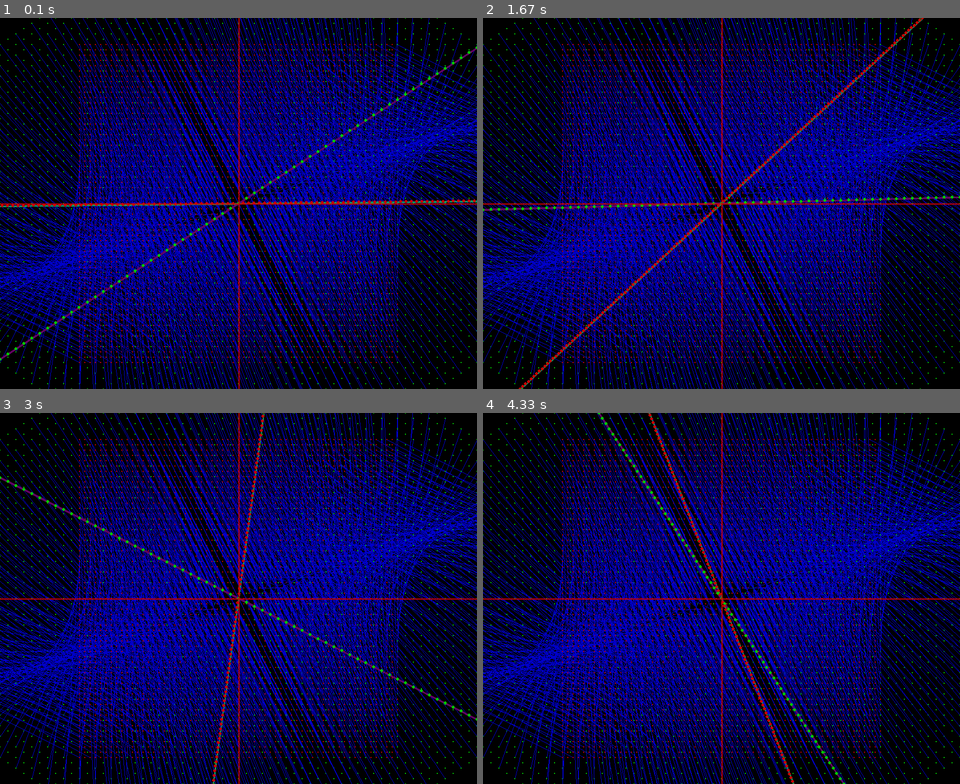
Above: before the commit, frames 1-4 (two rows, left to right).
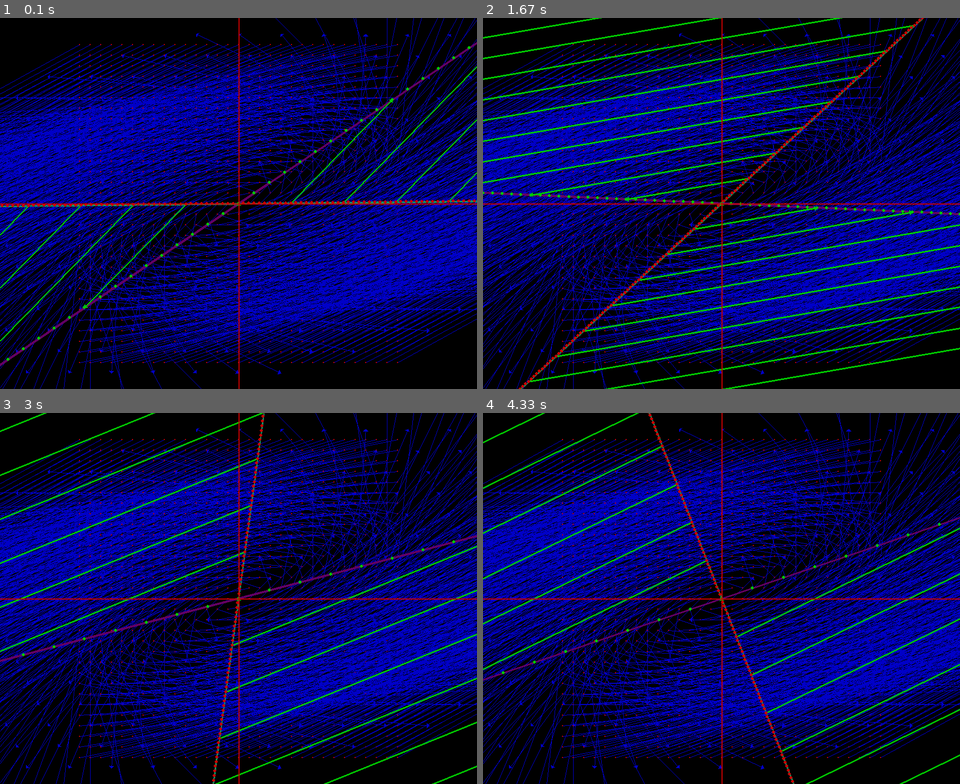
Above: after the commit, the same moments.

Repository: SamuellH12/Trabalhos-UFPE
Game: pygame game, started from algebra/plot.py
Same seed, same stepped clock (60 frames per second), same inputs: the game is played once before the commit and once after it.
Inputs:
- Up to frame 1 (0.1 s): no input
- Up to frame 2 (1.67 s): no input
- Up to frame 3 (3 s): no input
- Up to frame 4 (4.33 s): no input

The runs differ from the first frame. In frame 1, 45% of the frame differs, in the area x 0-100%, y 0-100%; in frame 2, 47%; in frame 3, 46%; in frame 4, 45%.

Commit message:
inicio do trabalho de estatística

Diff:
--- a/ip ic/pygame testes/plot.py
+++ b/algebra/plot.py
@@ -1,4 +1,5 @@
 import pygame, random
+from math import sqrt
 from pygame.locals import *
 
 
@@ -25,6 +26,26 @@
     return ( x*-C + DELTAX, y*C + DELTAY )
 
 
+def sub(pt1, pt2):
+    return (pt1[0]-pt2[0], pt1[1]-pt2[1])
+def add(pt1, pt2):
+    return (pt1[0]+pt2[0], pt1[1]+pt2[1])
+delta = 6
+def norm(pt1):
+    sz = sqrt(pt1[0]*pt1[0] + pt1[1]*pt1[1])
+    return ((pt1[0]/sz) * delta, (pt1[1]/sz) * delta)
+
+def drawVector(pt, dt, color = (0, 0, 200, 50), sz = 1):
+    pygame.draw.line(tela, color, dt, pt, sz)
+    d1 = add(norm(rot45V(sub(dt, pt))), dt)
+    d2 = sub(dt, pt)
+    for _ in range(7):
+        d2 = rot45V(d2)
+    d2 = add(norm(d2), dt)
+    pygame.draw.polygon(tela, color, (dt, d2, d1 ) )
+
+
+
 def autoVetor(x, y):
     pt = DOT(x, y)
     dt = TL(x, y)
@@ -61,13 +82,16 @@
 def Irreal( x , y ):
    return DOT(  y , -x )
 
+def rot45( x , y ):
+   return DOT( x+y, x-y )
+def rot45V( pt ):
+   return rot45(pt[0], pt[1])
 
 def base( x , y ):
    return DOT( x, y )
 
 def TL( x , y ):
-   return Xis(x, y)
-
+   return vortice(x, y)
 
 
 while True:
@@ -94,14 +118,18 @@
     # retas
     for x in range(-LIM, LIM + 1):
         for y in range(-LIM, LIM + 1):
+            if(x % md != 0 or y % md != 0):
+                continue
+
             pt = DOT(x, y)
             dt = TL(x, y)
 
+            #desenha os vetores do ponto original para o após a TL
             if(x % md == 0 and y % md == 0):
-                pygame.draw.line(tela, (0, 0, 200, 50), dt, pt, 1)
+                drawVector(pt, dt)
 
             pygame.draw.circle(tela, RED, pt, 1)
-            pygame.draw.circle(tela, GREEN, dt, 1)
+            # pygame.draw.circle(tela, GREEN, dt, 1)
 
     # for x in range(-LIM, LIM + 1):
     #     for y in range(-LIM, LIM + 1):
@@ -115,8 +143,8 @@
     #         dt = TL(x, y)
     #         pygame.draw.circle(tela, GREEN, dt, 1)
 
-
-
+    md2 = 10
+    #desenha as linhas girando
     for i in range(-100, 100):
         v0 = v
         v1 = [v0[0] * i / 100, v0[1] * i / 100]
@@ -130,6 +158,10 @@
         pygame.draw.circle(tela, RED, pt0, 1)
         pygame.draw.circle(tela, GREEN, dt0, 1)
 
+        if( i % md2 == 0 and i % md2 == 0):
+            drawVector(pt1, dt1, GREEN, sz=3)
+
+
     for i in range(-100, 100):
         v0 = v
         v1 = [v0[0] * i / 100, v0[1] * i / 100]
--- a/algo/in.txt
+++ b/algo/in.txt
@@ -1,106 +1,7 @@
-ADICIONA 16
-ADICIONA 16
-ADICIONA 24
-ADICIONA 13
-ADICIONA 6
-ADICIONA 23
-ADICIONA 22
-REMOVE 16
-PRINT POSORDEM
-ADICIONA 2
-REMOVE 23
-ADICIONA 23
-ADICIONA 2
-ADICIONA 3
-ADICIONA 5
-REMOVE 6
-ADICIONA 2
-ADICIONA 2
-ADICIONA 18
-ADICIONA 22
-ADICIONA 10
-REMOVE 11
-ADICIONA 22
-REMOVE 6
-ADICIONA 19
-ADICIONA 10
-ADICIONA 23
-ADICIONA 1
-ADICIONA 17
-ADICIONA 19
-PRINT PREORDEM
-ADICIONA 20
-ADICIONA 10
-ADICIONA 24
-ADICIONA 20
-ADICIONA 6
-ADICIONA 16
-REMOVE 6
-REMOVE 15
-ADICIONA 5
-ADICIONA 12
-ADICIONA 14
-NIVEL 19
-ADICIONA 19
-ADICIONA 19
-NIVEL 20
-REMOVE 18
-ADICIONA 2
-REMOVE 17
-ADICIONA 8
-ADICIONA 12
-ADICIONA 23
-PRINT POSORDEM
-ADICIONA 11
-ADICIONA 7
-NIVEL 16
-ADICIONA 18
-REMOVE 19
-REMOVE 16
-ADICIONA 25
-REMOVE 7
-REMOVE 7
-NIVEL 10
-REMOVE 14
-ADICIONA 9
-ADICIONA 21
-ADICIONA 15
-ADICIONA 4
-ADICIONA 9
-NIVEL 8
-ADICIONA 1
-ADICIONA 14
-ADICIONA 21
-ADICIONA 7
-ADICIONA 7
-REMOVE 19
-NIVEL 8
-ADICIONA 12
-ADICIONA 3
-ADICIONA 7
-ADICIONA 22
-ADICIONA 19
-ADICIONA 6
-NIVEL 25
-REMOVE 12
-NIVEL 6
-ADICIONA 13
-ADICIONA 17
-ADICIONA 17
-NIVEL 1
-ADICIONA 25
-ADICIONA 17
-ADICIONA 24
-NIVEL 19
-ADICIONA 8
-ADICIONA 24
-ADICIONA 7
-ADICIONA 13
-REMOVE 24
-NIVEL 23
-ADICIONA 19
-PRINT PREORDEM
-PRINT PREORDEM
-NIVEL 14
-ADICIONA 12
-FIM
+5 100
+
+50 20
+70 30
+90 40
+120 50
+140 60
--- /dev/null
+++ b/sd/notas prova.txt
@@ -0,0 +1,102 @@
+5-1 : https://drive.google.com/file/d/1XZFFSMdfvqx2Ig1pHCfa3XaxCKvzD3Tg/view
+Latchs
+
+- Circuito combinacional: recebe uma entrada e dá uma saída baseada em uma lógica
+- Circuito sequencial: recebe uma entrada e com base em um estado e entradas anteriores
+	- Estado: um conjunto de variáveis que definem seus valores sob as entradas passadas e definem os comportamentos futuros do sistema.
+
+Clock
+ Ciclo de trabalho: a porcentagem de tempo que um relógio está no seu nível de asserção. = tL/Period
+ Período: Tempo entre dois pulsos
+ Frequencia: 1/período
+
+Elemento biestável: dois NOTs em X
+Ponto Meta-estável: ocorrem quando ambas as saídas estão exatamente entre o valor alto e baixo
+
++ Latch: Altera o estado a qualquer momento devido à alteração de entrada
++ Flip-flop: Muda o estado SOMENTE quando uma borda ou pulso do relógio é aplicado
+
+
+# LATCHs
+
+ - RS: Possui duas entradas, uma de SET e outra de RESET. 00 mantém o estado atual. Dois NOR em X. Meta Estabilidade se a entrada mudar de 11 para 00.
+
+ - R'S': Entradas invertidas com relação ao RS. Dois NAND em X.
+
+ - RS Gatilhado: RS mas com uma entrada C que funciona como enable. Adicionadas 2 portas NAND para controlar o R e o S
+
+ - D: Possui apenas uma entrada D que diz qual valor deve ser armazenado e + uma entrada C para o enable/clock. RS gatilhado mas S = D e R = !D.
+   A entrada D não deve mudar em um intervalo de Tsetup + Thold, que ocorre logo antes e depois, respectivamente, de uma posedge de C.
+
+LATCH é sensível a nível. Isto é, ele altera de valor sempre que C = 1
+
+
+//////////////////////////////
+
+5-2 : https://drive.google.com/file/d/1qyRSogYcql6yNAmfWpraTzB3VdVaRTox/view
+flip-flops
+
+# FLIP-FLOPs
+
+ - D: É formado por dois Latchs D. Um deles atualiza seu valor com base numa entrada D quando o clk é 0. O segundo altera seu valor com base na saída Q do primeiro latch quando o relógio é 1. Isso faz com que a saída do flip-flop só se altere quando o clk passa de 0 para 1, ou seja, nas bordas positivas posedges do clk. A entrada D não deve mudar em um intervalo de Tsetup + Thold, que ocorre logo antes e depois, respectivamente, de uma posedge de C.
+ - SR: Altera a saída na Negedge do clk. Possui um Set e Reset. Hold = 00.
+ - JK: Posedge. Se J==K -> Hold; senao Q <- J
+ - T: Possui um enable. Quando EN = 1, inverte a saída.
+
+
+Entradas Assíncronas: Maioria dos flip-flops tem duas entradas assíncronas Preset e Reset (ou Clear).
+
+
+Temporização:
+
+Tffpd -> Delay entre a borda e a mudança de valores do FF (min, max)
+Tcomb -> Delay do circuito de lógica combinacional (min, max)
+Tsetup-> Tempo que o input deve estar estável antes da borda (min)
+Thold -> Tempo que o input deve estar estável depois da borda (min)
+Tclok -> Período do clk
+
+o Tclk_min > Tffdp_max + tcomb_max + Tsetup
+o Thold < Tcomb_min + Tffdp_max
+
+
+////////////////////////////////////
+
+5-3 : https://drive.google.com/file/d/1QrTPP4FUpYLjCA0ZSN2HjkuMVckKtwZh/view
+Registradores e Contadores
+
+
+# Registrador: um conjunto de flip-flops que armazena N bits de informação.
+
+ - MSI 4-Bit Register: 4 ff. 4 entradas D para setar os ff. Entrada clk e clear.
+
+ - MSI Octal Latch: 8 ff. 8 entradadas D. Uma entrada C de enable pra alterar. E uma entrada OE de output enable.
+
+ - De Deslocamento: Possui entradas LR que definem se deve-se shiftar os bits pra direita ou esquerda. E uma entrada a mais que diz qual valor deve ser colocado no lugar dos bits originais.
+
+ - MSI “Universal” Shift Register: Shift left (10) // Shift right (01) // Load (11) // Hold (00)
+
+
+# Contadores: Circuitos que podem incrementar ou decrementar uma contagem de 1 unidade(FF T, na maioria)
+
+ - Contador Síncrono: Possui um ENable. FF T muda de estado quando todos os menos significativos são 1
+ - MSI 4-Bit Counter:
+ - Binary Counter with Load: Possui uma saída RCO que indica quando chega em 15
+
+
+///////////////////////////////////
+
+5-4: https://drive.google.com/file/d/1d3XaCRYvh_lHxbBclfSh0Jjod007bkBh/view
+Máquinas de Estados Finitos
+
+
+Moore: Saída depende do estado e apenas do estado
+Mealy: Saída depende do estado e do input
+
+
+EQUAÇÕES CARACTERÍSTICAS
+
+ - FF_D:    Q* = D
+ - FF_JK:   Q* = JQ' + K'Q
+ - FF_SR:   Q* = S + R'Q
+ - FF_T:    Q* = Q'
+ - FF_T+EN: Q* = ENQ' + EN'Q
Not shown, added: estatistica/df_stocks.csv
Not shown, changed: algo/a.exe
Not shown, added: algo/haste.cpp
Not shown, added: algo/mochila.cpp
Not shown, added: algo/mochila.exe
Not shown, changed: algo/teste.cpp
Not shown, added: estatistica/.Rhistory
Not shown, added: estatistica/testeR.R
